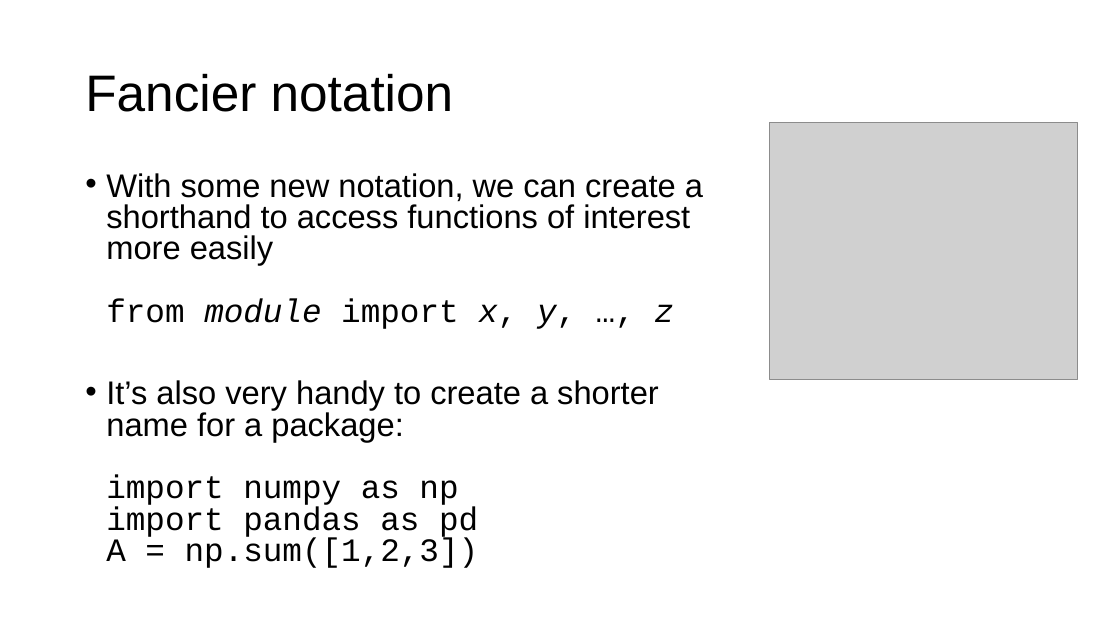
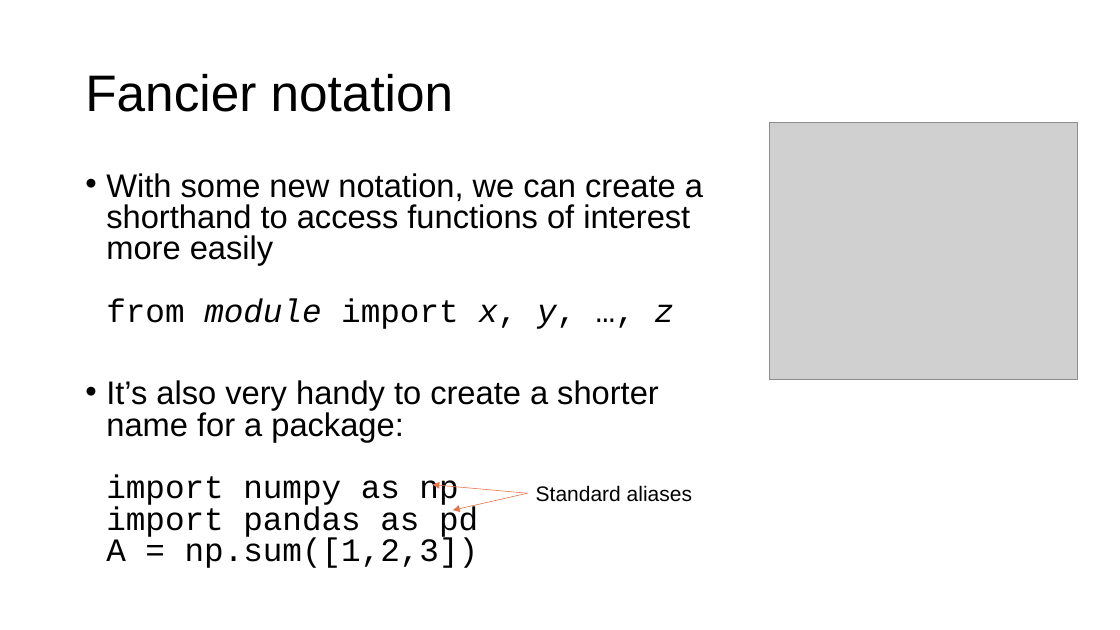
Before and after one commit to parrt/msds501, a slide deck: slide 9 of slides/packages.pptx. Drawn at 1120x630 pixels with LibreOffice and Linux fonts; fonts in the diff are those of the drawing; grey boxes stand for pictures; background and template pictures are left out. Boxes give left, top, right and bottom in pixels: in the first picture for what was removed or moved away, otherwise in the second. Text is boxed around its words. In the diff, an @@ line names an element or a change of style, - is before the commit and + after.

```diff
--- a/slides/packages.pptx
+++ b/slides/packages.pptx
@@ arrow added from (528, 493) to (433, 485), #E4754F 0.5 pt @@
@@ arrow added from (528, 493) to (453, 510), #E4754F 0.5 pt @@
@@ text added at [536, 485, 692, 502], 18 pt, text #000000 @@
+Standard aliases
```
Also in this commit, not shown: 3 other slides changed, 2 other files.
